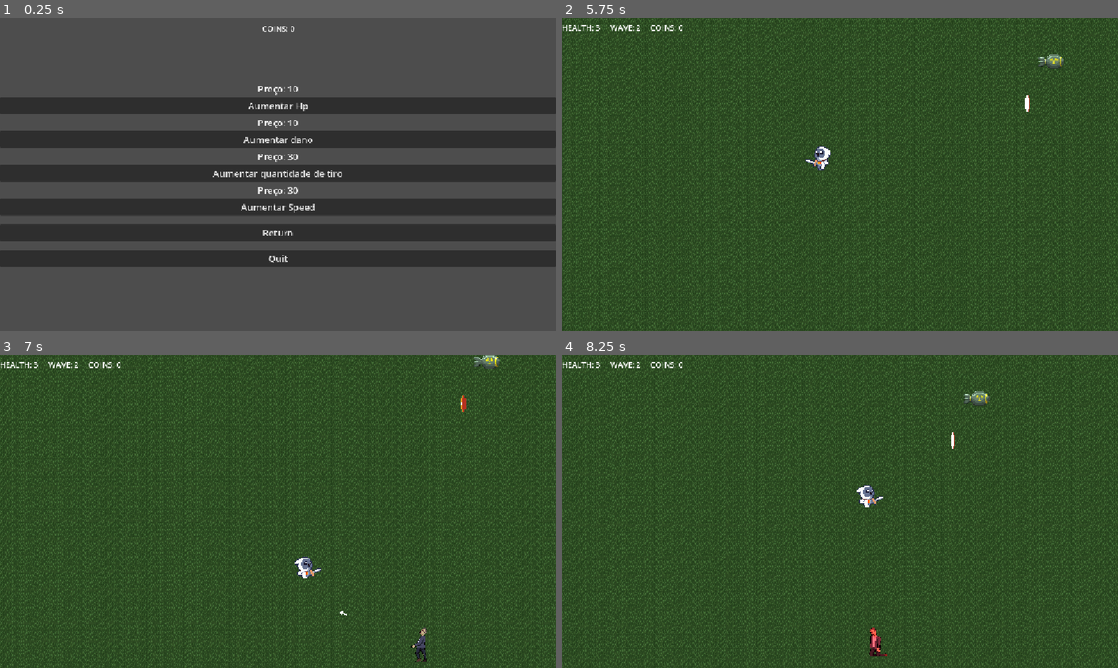
Above: before the commit, frames 1-4 (two rows, left to right).
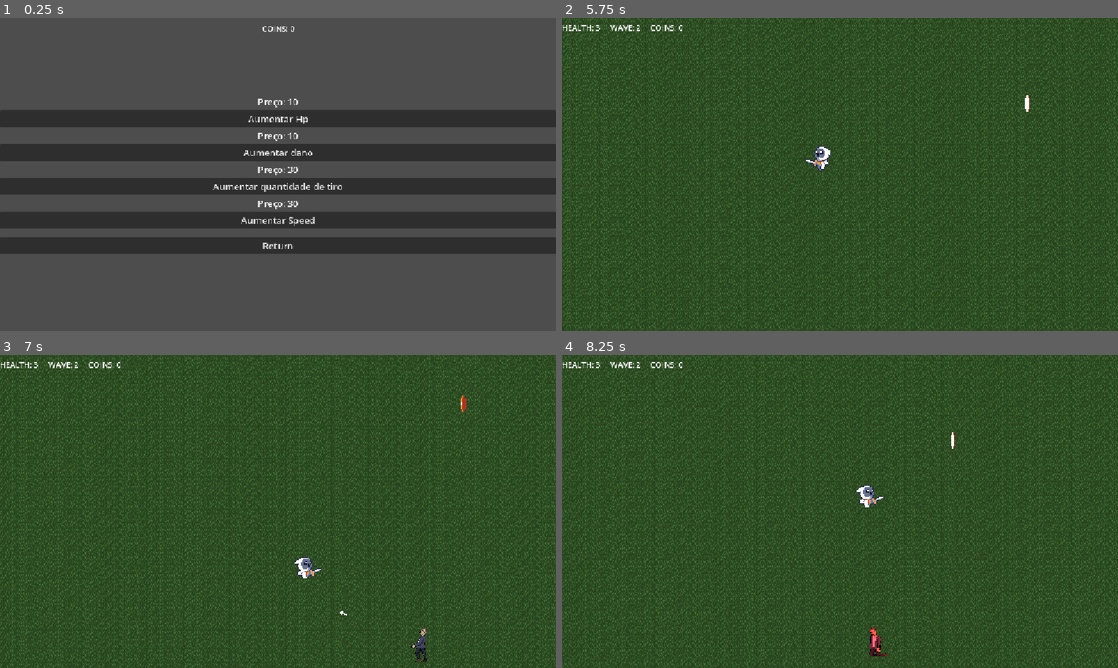
Above: after the commit, the same moments.

Repository: Leitissimo/Quiz-go-
Game: Godot game, scene res://Cenas/shop.tscn
The game is run twice, just before and just after one commit, with the same random seed, the same clock (stepped at 60 frames per second) and the same inputs. This scene is started directly instead of the project's main scene. Sound files missing from this copy of the repository are replaced by a short silence.
Inputs:
- Up to frame 1 (0.25 s): no input
- Up to frame 2 (5.75 s): click "Return" at 0.5 s; hold D (right) 1.28-2.03 s; hold S (down) 2.03-2.78 s; hold D (right) 2.78-3.53 s; hold W (up) 3.53-4.28 s; hold A (left) from 4.28 s (still down)
- Up to frame 3 (7 s): release A (left) at 5.78 s; hold S (down) 5.78-6.53 s; hold D (right) from 6.53 s (still down)
- Up to frame 4 (8.25 s): release D (right) at 7.28 s; hold W (up) 7.28-8.03 s; hold D (right) from 8.03 s (still down)

The runs differ from the first frame. In frame 1, 41% of the frame differs, in the area x 0-100%, y 21-80%; in frame 2, 0.1%; in frame 3, 0.2%; in frame 4, 0.2%.

Commit message:
david changes

Diff:
--- a/Cenas/main.gd
+++ b/Cenas/main.gd
@@ -66,7 +66,7 @@
 		get_tree().call_deferred("change_scene_to_file", "res://Cenas/gameOver.tscn")
 		return
 
-	cont = 5
+	cont = 10
 	$quiz/Control/Panel/VBoxContainer/Label.text = "Tempo: "+str(cont)
 	$quiz/Control/timerQuiz.start()
 	var chaves = banco_de_perguntas.keys()
--- a/Cenas/power_ups_spawn_points.gd
+++ b/Cenas/power_ups_spawn_points.gd
@@ -19,7 +19,8 @@
 
 	var itens = {
 		"nuke": 4,
-		"star": 1
+		"star": 1,
+		"nothing":5
 
 	}
 
@@ -37,6 +38,7 @@
 			match item:
 				"nuke": spawn_nuke()
 				"star": spawn_star()
+				"nothing": nothing()
 
 			break
 func spawn_coin():
@@ -60,3 +62,6 @@
 	if ponto.get_child_count() == 0:
 		var star = skip_star_scene.instantiate()
 		ponto.add_child(star)
+
+func nothing():
+	pass
--- a/Cenas/shop.gd
+++ b/Cenas/shop.gd
@@ -55,12 +55,6 @@
 
 	GameManager.save_game()
 
-
-func _on_quit_pressed() -> void:
-	GameManager.save_game()
-	get_tree().quit()
-
-
 func alert():
 	$GridContainer.hide()
 	alerta.popup_centered()
--- a/Cenas/shop.tscn
+++ b/Cenas/shop.tscn
@@ -13,7 +13,7 @@
 dialog_text = "Saldo insuficiente!"
 
 [node name="GridContainer" type="GridContainer" parent="." unique_id=335986577]
-anchors_preset = -1
+anchors_preset = 14
 anchor_top = 0.5
 anchor_right = 1.0
 anchor_bottom = 0.5
@@ -92,15 +92,6 @@
 theme_override_font_sizes/font_size = 19
 text = "Return"
 
-[node name="HSeparator2" type="HSeparator" parent="GridContainer" unique_id=20853346]
-custom_minimum_size = Vector2(0, 10)
-layout_mode = 2
-
-[node name="quit" type="Button" parent="GridContainer" unique_id=1996034521]
-layout_mode = 2
-theme_override_font_sizes/font_size = 19
-text = "Quit"
-
 [node name="Label" type="Label" parent="." unique_id=1754281050]
 anchors_preset = 5
 anchor_left = 0.5
@@ -131,4 +122,3 @@
 [connection signal="pressed" from="GridContainer/tiro+1" to="." method="_on_tiro_1_pressed"]
 [connection signal="pressed" from="GridContainer/velocity" to="." method="_on_velocity_pressed"]
 [connection signal="pressed" from="GridContainer/return" to="." method="_on_return_pressed"]
-[connection signal="pressed" from="GridContainer/quit" to="." method="_on_quit_pressed"]
--- a/Cenas/spawn_points.gd
+++ b/Cenas/spawn_points.gd
@@ -24,7 +24,7 @@
 
 	for i in range(quantidade):
 
-		if inimigos_vivos >= 15 or GameManager.quiz_aberto:
+		if inimigos_vivos >= (wave/2) + 10 or GameManager.quiz_aberto:
 			break
 
 		var enemy = Enemy.instantiate()
